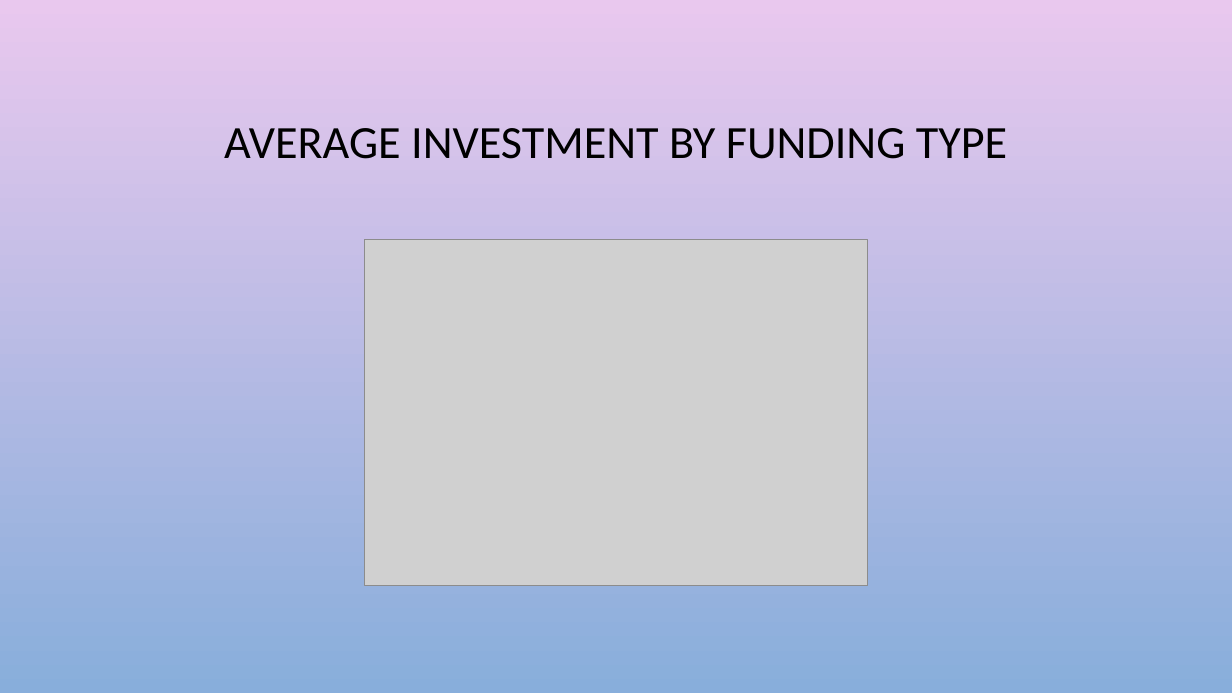
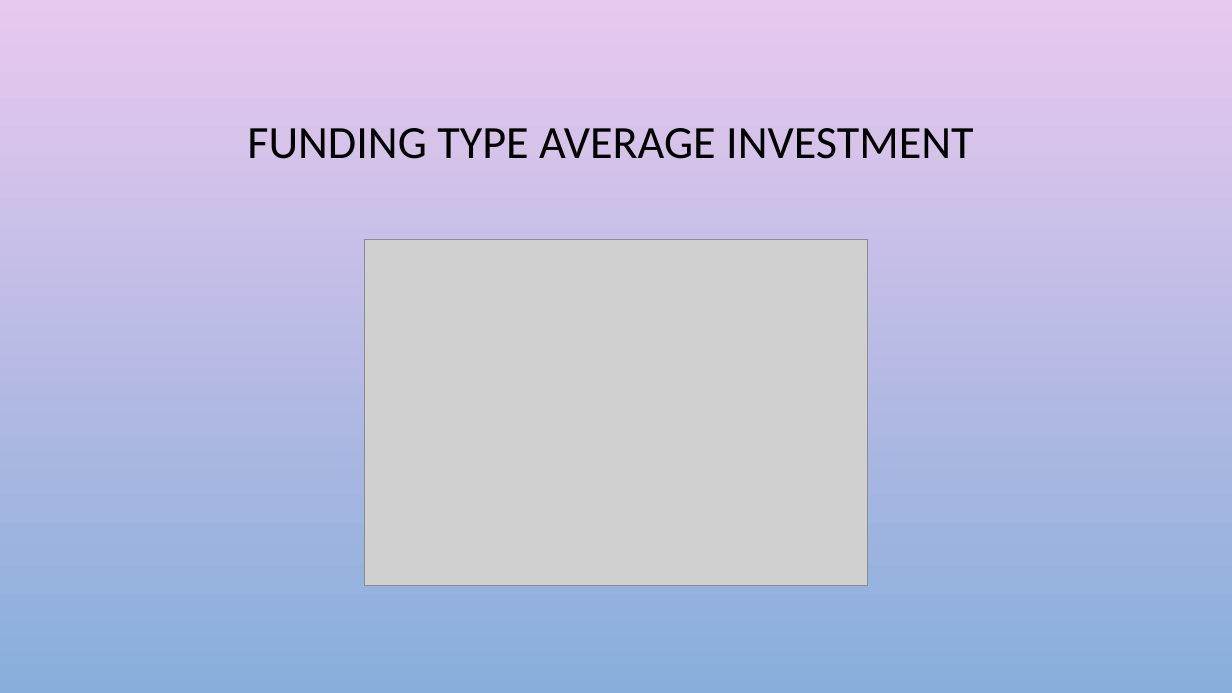
Before and after one commit to chrisg4github/Project-1-Crunch-Team, a slide deck: slide 10 of PowerPoint/Data visualization & Analytics_chrisg.pptx. Drawn at 1232x693 pixels with LibreOffice and Linux fonts; fonts in the diff are those of the drawing; grey boxes stand for pictures; background and template pictures are left out. Boxes give left, top, right and bottom in pixels: in the first picture for what was removed or moved away, otherwise in the second. Text is boxed around its words. In the diff, an @@ line names an element or a change of style, - is before the commit and + after.

```diff
--- a/PowerPoint/Data visualization & Analytics_chrisg.pptx
+++ b/PowerPoint/Data visualization & Analytics_chrisg.pptx
@@ title at (x1=247, y1=128, x2=973, y2=159): text changed @@
-AVERAGE INVESTMENT BY FUNDING TYPE
+FUNDING TYPE AVERAGE INVESTMENT
```
Also in this commit, not shown: 1 other slide changed, 23 other files.
